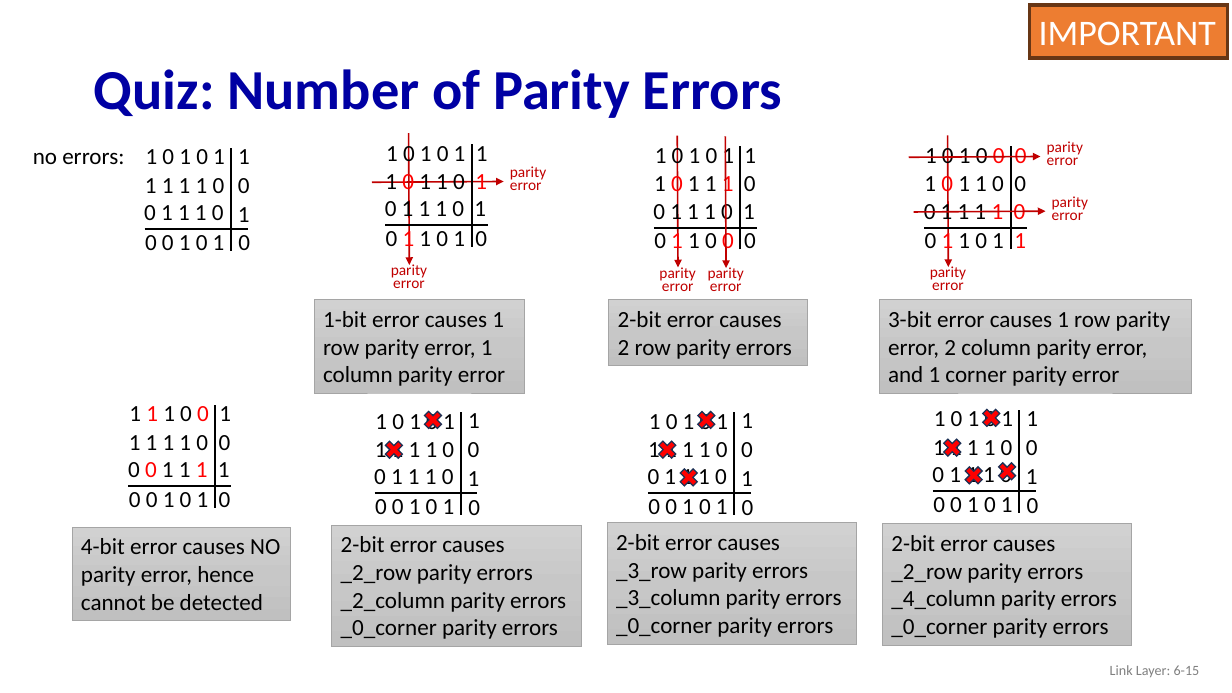
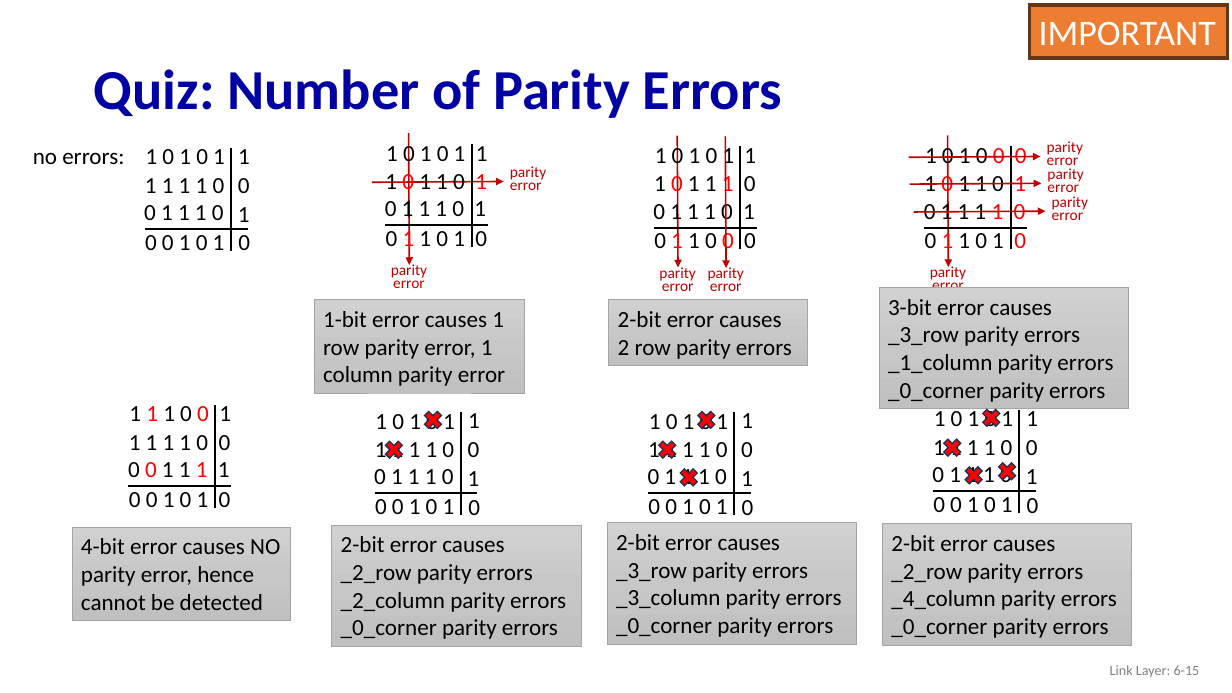
Before and after one commit to guhofstra/CSC175, a slide deck: slide 15 of PPTs/6.1 6.2 Introduction Error-Detection and -Correction Techniques.pptx. Drawn at 1232x693 pixels with LibreOffice and Linux fonts; fonts in the diff are those of the drawing. Boxes give left, top, right and bottom in pixels: in the first picture for what was removed or moved away, otherwise in the second. Text is boxed around its words. In the diff, an @@ line names an element or a change of style, - is before the commit and + after.

```diff
--- a/PPTs/6.1 6.2 Introduction Error-Detection and -Correction Techniques.pptx
+++ b/PPTs/6.1 6.2 Introduction Error-Detection and -Correction Techniques.pptx
@@ text at (924,172,1026,198): text changed @@
-1 0 1 1 0 0
+1 0 1 1 0 1
@@ text added at (1047,168,1083,197), 12 pt, text #C00000 @@
+parity
+error
@@ arrow added from (909, 184) to (1042, 183), #C00000 1.25 pt @@
@@ text at (925,229,1026,255): text changed @@
-0 1 1 0 1 1
+0 1 1 0 1 0
@@ rectangle "3-bit error causes": place and size @@
-rectangle "3-bit error causes" at (879,299,1192,393)
+rectangle "3-bit error causes" at (879,287,1128,409)
@@ text in rectangle at (888,299,1113,402): text changed @@
-3-bit error causes 1 row parity error, 2 column parity error, and 1 corner parity error
+3-bit error causes
+_3_row parity errors
+_1_column parity errors
+_0_corner parity errors
```
Also in this commit, not shown: 2 other slides changed, 1 slide added, 6 other files.
